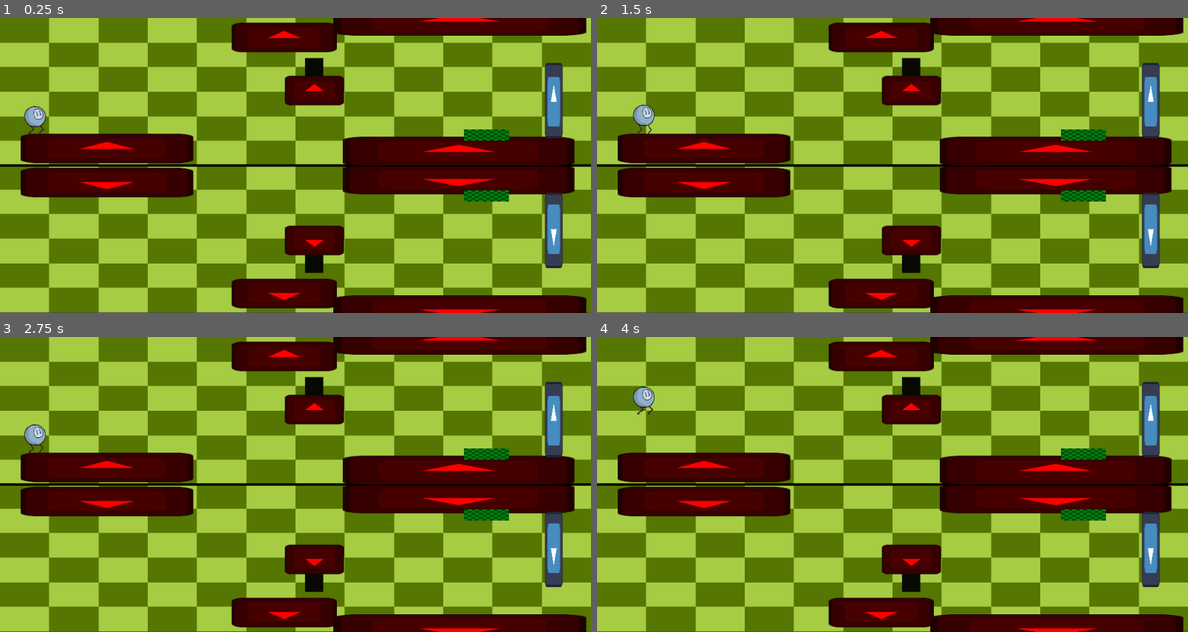
Above: before the commit, frames 1-4 (two rows, left to right).
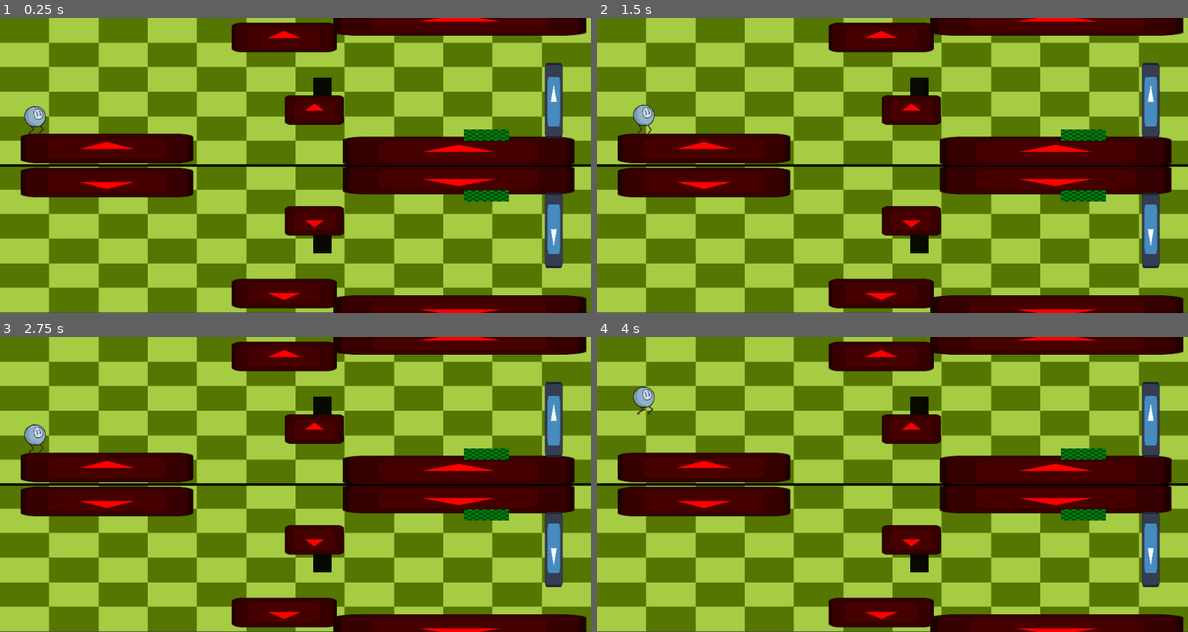
Above: after the commit, the same moments.

Repository: Rinkton/igu-summer-2024
Game: Godot game, scene res://test_levels/push_at_the_ceiling_level.tscn
Same seed, same stepped clock (60 frames per second), same inputs: the game is played once before the commit and once after it. This scene is started directly instead of the project's main scene. The engine's default icon, where the game draws it, is replaced by a stand-in: a white triangle on a blue panel in a dark square.
Inputs (mouse positions are in pixels of both pictures, inside the frame that each line leads up to):
- Up to frame 1 (0.25 s): no input
- Up to frame 2 (1.5 s): tap Enter at 0.5 s; move the mouse to (1022, 150) at 0.52 s; tap A (a) at 0.6 s; tap D (d) at 0.8, 1.35 s; move the mouse to (774, 180) at 1.27 s
- Up to frame 3 (2.75 s): tap W (w) at 1.55, 2.1 s; move the mouse to (354, 419) at 2.02 s; tap A (a) at 2.3 s
- Up to frame 4 (4 s): move the mouse to (862, 543) at 2.77 s; tap A (a) at 2.85 s; tap D (d) at 3.05, 3.6 s; move the mouse to (1069, 528) at 3.52 s; tap W (w) at 3.8 s

The runs differ from the first frame. In frame 1, 3.2% of the frame differs, in the area x 48-59%, y 13-87%; in frame 2, 3.2%; in frame 3, 3.2%; in frame 4, 3.2%.

Commit message:
Now the button and the gate works more logically(The problem with the symmetric gate is still actual)

Diff:
--- a/4.3proto/button.gd
+++ b/4.3proto/button.gd
@@ -5,6 +5,11 @@
 
 
 func _on_body_entered(body):
-	if body is RigidBody2D:
+	if not(body is StaticBody2D) and not get_node(gate_path).activated:
 		get_node(gate_path).activate()
-		queue_free()
+
+func _on_body_exited(_body):
+	for overlapping_body in get_overlapping_bodies():
+		if not(overlapping_body is StaticBody2D):
+			return
+	get_node(gate_path).deactivate()
--- a/4.3proto/button.tscn
+++ b/4.3proto/button.tscn
@@ -22,3 +22,4 @@
 shape = SubResource("RectangleShape2D_5s7hy")
 
 [connection signal="body_entered" from="." to="." method="_on_body_entered"]
+[connection signal="body_exited" from="." to="." method="_on_body_exited"]
--- a/4.3proto/gate.gd
+++ b/4.3proto/gate.gd
@@ -1,5 +1,13 @@
 extends StaticBody2D
+
+
+var activated = false
 
 
 func activate():
 	$AnimationPlayer.play("open")
+	activated = true
+
+func deactivate():
+	$AnimationPlayer.play_backwards("open")
+	activated = false
--- a/4.3proto/gate.tscn
+++ b/4.3proto/gate.tscn
@@ -5,6 +5,69 @@
 
 [sub_resource type="RectangleShape2D" id="RectangleShape2D_ofhxp"]
 size = Vector2(30, 128)
+
+[sub_resource type="Animation" id="Animation_q8wqc"]
+length = 0.001
+tracks/0/type = "value"
+tracks/0/imported = false
+tracks/0/enabled = true
+tracks/0/path = NodePath("Sprite2D:scale")
+tracks/0/interp = 1
+tracks/0/loop_wrap = true
+tracks/0/keys = {
+"times": PackedFloat32Array(0),
+"transitions": PackedFloat32Array(1),
+"update": 0,
+"values": [Vector2(0.239999, 1)]
+}
+tracks/1/type = "value"
+tracks/1/imported = false
+tracks/1/enabled = true
+tracks/1/path = NodePath("Sprite2D:position")
+tracks/1/interp = 1
+tracks/1/loop_wrap = true
+tracks/1/keys = {
+"times": PackedFloat32Array(0),
+"transitions": PackedFloat32Array(1),
+"update": 0,
+"values": [Vector2(0, -64)]
+}
+tracks/2/type = "value"
+tracks/2/imported = false
+tracks/2/enabled = true
+tracks/2/path = NodePath("CollisionShape2D:position")
+tracks/2/interp = 1
+tracks/2/loop_wrap = true
+tracks/2/keys = {
+"times": PackedFloat32Array(0),
+"transitions": PackedFloat32Array(1),
+"update": 0,
+"values": [Vector2(-2.98023e-07, -64)]
+}
+tracks/3/type = "value"
+tracks/3/imported = false
+tracks/3/enabled = true
+tracks/3/path = NodePath("CollisionShape2D:scale")
+tracks/3/interp = 1
+tracks/3/loop_wrap = true
+tracks/3/keys = {
+"times": PackedFloat32Array(0),
+"transitions": PackedFloat32Array(1),
+"update": 0,
+"values": [Vector2(1, 1)]
+}
+tracks/4/type = "value"
+tracks/4/imported = false
+tracks/4/enabled = true
+tracks/4/path = NodePath("CollisionShape2D:shape:size")
+tracks/4/interp = 1
+tracks/4/loop_wrap = true
+tracks/4/keys = {
+"times": PackedFloat32Array(0),
+"transitions": PackedFloat32Array(1),
+"update": 0,
+"values": [Vector2(30, 128)]
+}
 
 [sub_resource type="Animation" id="Animation_ji0g0"]
 resource_name = "idle"
@@ -69,128 +132,65 @@
 "values": [Vector2(30, 128)]
 }
 
-[sub_resource type="Animation" id="Animation_q8wqc"]
-length = 0.001
+[sub_resource type="Animation" id="Animation_ofg02"]
+resource_name = "open"
+length = 0.1
 tracks/0/type = "value"
 tracks/0/imported = false
 tracks/0/enabled = true
 tracks/0/path = NodePath("Sprite2D:scale")
-tracks/0/interp = 1
+tracks/0/interp = 2
 tracks/0/loop_wrap = true
 tracks/0/keys = {
-"times": PackedFloat32Array(0),
-"transitions": PackedFloat32Array(1),
-"update": 0,
-"values": [Vector2(0.239999, 1)]
+"times": PackedFloat32Array(0, 0.1),
+"transitions": PackedFloat32Array(1, 1),
+"update": 0,
+"values": [Vector2(0.239999, 1), Vector2(0.24, 0.24)]
 }
 tracks/1/type = "value"
 tracks/1/imported = false
 tracks/1/enabled = true
 tracks/1/path = NodePath("Sprite2D:position")
-tracks/1/interp = 1
+tracks/1/interp = 2
 tracks/1/loop_wrap = true
 tracks/1/keys = {
-"times": PackedFloat32Array(0),
-"transitions": PackedFloat32Array(1),
-"update": 0,
-"values": [Vector2(0, -64)]
+"times": PackedFloat32Array(0, 0.1),
+"transitions": PackedFloat32Array(1, 1),
+"update": 0,
+"values": [Vector2(0, -64), Vector2(0, -112)]
 }
 tracks/2/type = "value"
 tracks/2/imported = false
 tracks/2/enabled = true
 tracks/2/path = NodePath("CollisionShape2D:position")
-tracks/2/interp = 1
+tracks/2/interp = 2
 tracks/2/loop_wrap = true
 tracks/2/keys = {
-"times": PackedFloat32Array(0),
-"transitions": PackedFloat32Array(1),
-"update": 0,
-"values": [Vector2(-2.98023e-07, -64)]
+"times": PackedFloat32Array(0, 0.1),
+"transitions": PackedFloat32Array(1, 1),
+"update": 0,
+"values": [Vector2(-2.98023e-07, -64), Vector2(-2.98023e-07, -112)]
 }
 tracks/3/type = "value"
 tracks/3/imported = false
 tracks/3/enabled = true
 tracks/3/path = NodePath("CollisionShape2D:scale")
-tracks/3/interp = 1
+tracks/3/interp = 2
 tracks/3/loop_wrap = true
 tracks/3/keys = {
-"times": PackedFloat32Array(0),
-"transitions": PackedFloat32Array(1),
-"update": 0,
-"values": [Vector2(1, 1)]
+"times": PackedFloat32Array(0, 0.1),
+"transitions": PackedFloat32Array(1, 1),
+"update": 0,
+"values": [Vector2(1, 1), Vector2(1, 1)]
 }
 tracks/4/type = "value"
 tracks/4/imported = false
 tracks/4/enabled = true
 tracks/4/path = NodePath("CollisionShape2D:shape:size")
-tracks/4/interp = 1
+tracks/4/interp = 2
 tracks/4/loop_wrap = true
 tracks/4/keys = {
-"times": PackedFloat32Array(0),
-"transitions": PackedFloat32Array(1),
-"update": 0,
-"values": [Vector2(30, 128)]
-}
-
-[sub_resource type="Animation" id="Animation_ofg02"]
-resource_name = "open"
-length = 0.5
-tracks/0/type = "value"
-tracks/0/imported = false
-tracks/0/enabled = true
-tracks/0/path = NodePath("Sprite2D:scale")
-tracks/0/interp = 1
-tracks/0/loop_wrap = true
-tracks/0/keys = {
-"times": PackedFloat32Array(0, 0.5),
-"transitions": PackedFloat32Array(1, 1),
-"update": 0,
-"values": [Vector2(0.239999, 1), Vector2(0.24, 0.24)]
-}
-tracks/1/type = "value"
-tracks/1/imported = false
-tracks/1/enabled = true
-tracks/1/path = NodePath("Sprite2D:position")
-tracks/1/interp = 1
-tracks/1/loop_wrap = true
-tracks/1/keys = {
-"times": PackedFloat32Array(0, 0.5),
-"transitions": PackedFloat32Array(1, 1),
-"update": 0,
-"values": [Vector2(0, -64), Vector2(0, -112)]
-}
-tracks/2/type = "value"
-tracks/2/imported = false
-tracks/2/enabled = true
-tracks/2/path = NodePath("CollisionShape2D:position")
-tracks/2/interp = 1
-tracks/2/loop_wrap = true
-tracks/2/keys = {
-"times": PackedFloat32Array(0, 0.5),
-"transitions": PackedFloat32Array(1, 1),
-"update": 0,
-"values": [Vector2(-2.98023e-07, -64), Vector2(-2.98023e-07, -112)]
-}
-tracks/3/type = "value"
-tracks/3/imported = false
-tracks/3/enabled = true
-tracks/3/path = NodePath("CollisionShape2D:scale")
-tracks/3/interp = 1
-tracks/3/loop_wrap = true
-tracks/3/keys = {
-"times": PackedFloat32Array(0, 0.5),
-"transitions": PackedFloat32Array(1, 1),
-"update": 0,
-"values": [Vector2(1, 1), Vector2(1, 1)]
-}
-tracks/4/type = "value"
-tracks/4/imported = false
-tracks/4/enabled = true
-tracks/4/path = NodePath("CollisionShape2D:shape:size")
-tracks/4/interp = 1
-tracks/4/loop_wrap = true
-tracks/4/keys = {
-"times": PackedFloat32Array(0, 0.5),
+"times": PackedFloat32Array(0, 0.1),
 "transitions": PackedFloat32Array(1, 1),
 "update": 0,
 "values": [Vector2(30, 128), Vector2(30, 30)]
--- a/4.3proto/test_levels/push_at_the_ceiling_level.tscn
+++ b/4.3proto/test_levels/push_at_the_ceiling_level.tscn
@@ -63,11 +63,11 @@
 scale = Vector2(8.475, 1)
 
 [node name="obst10" parent="above" instance=ExtResource("5_s5b7r")]
-position = Vector2(532, 123)
+position = Vector2(532, 156)
 scale = Vector2(1.995, 1)
 
 [node name="push" parent="above" instance=ExtResource("6_hu26i")]
-position = Vector2(542, 81)
+position = Vector2(555, 112)
 
 [node name="button" parent="above" instance=ExtResource("7_l0xjb")]
 position = Vector2(823, 208)
